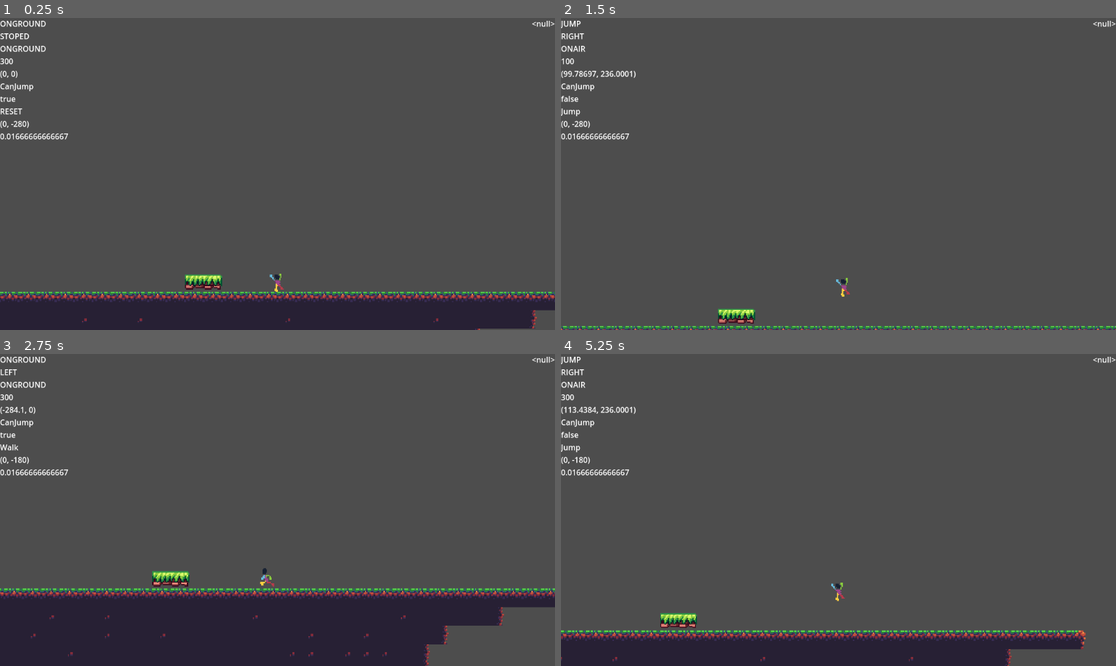
Above: before the commit, frames 1-4 (two rows, left to right).
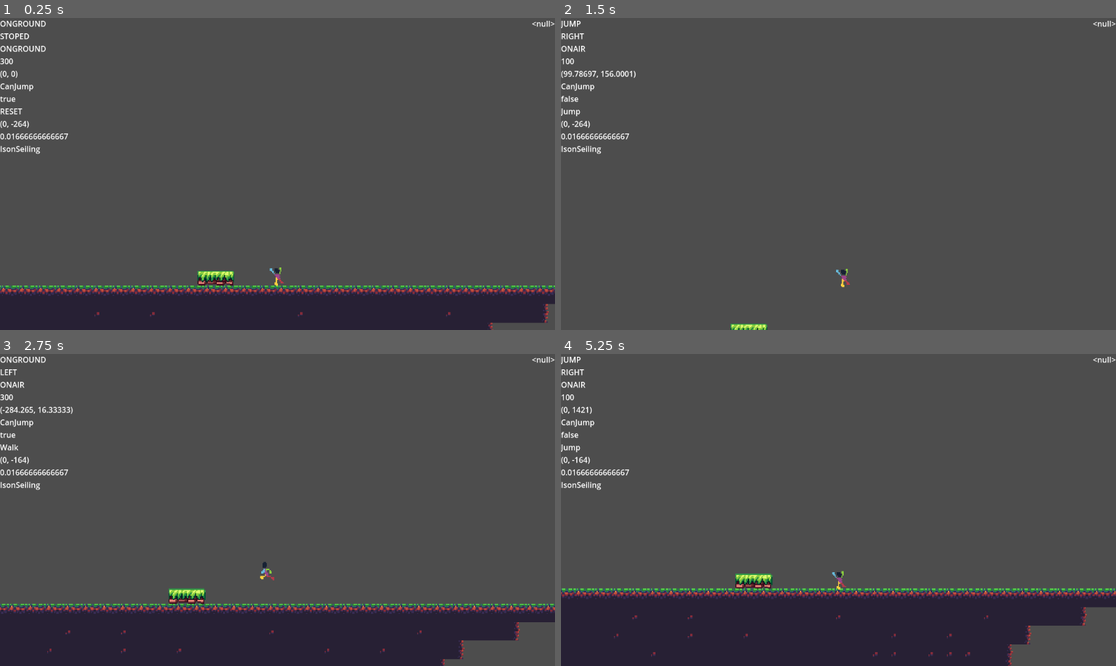
Above: after the commit, the same moments.

Repository: Shidoengie/unnamed-soldiertf2-game
Game: Godot game, scene res://Levels/TEST.tscn
Same seed, same stepped clock (60 frames per second), same inputs: the game is played once before the commit and once after it.
Inputs:
- Up to frame 1 (0.25 s): no input
- Up to frame 2 (1.5 s): hold Ctrl (Crouch) 0.53-1.28 s; hold Right (MoveRight) from 0.53 s (still down); tap Space (Jump) at 0.77 s; tap Ctrl (Crouch) at 1.35 s
- Up to frame 3 (2.75 s): tap Space (Jump) at 1.52 s; release Right (MoveRight) at 2.03 s; hold Left (MoveLeft) from 2.03 s (still down); hold S (look_down) from 2.03 s (still down); tap Ctrl (Crouch) at 2.3 s
- Up to frame 4 (5.25 s): release Left (MoveLeft) at 2.78 s; release S (look_down) at 2.78 s; hold Right (MoveRight) 2.78-4.28 s; tap W (look_up) at 2.85 s; tap Space (Jump) at 3.02, 3.77, 4.52 s; tap Ctrl (Crouch) at 3.05, 4.35 s; hold Ctrl (Crouch) 3.53-4.28 s; hold Left (MoveLeft) 4.28-5.03 s; hold Right (MoveRight) from 5.03 s (still down); hold S (look_down) from 5.03 s (still down)

The runs differ from the first frame. In frame 1, 5.2% of the frame differs, in the area x 0-100%, y 32-100%; in frame 2, 1.9%; in frame 3, 9.7%; in frame 4, 16%, in the area x 0-100%, y 12-100%.

Commit message:
added a shapecast clip check
 to see if the player is crouching while under a block

Diff:
--- a/Levels/TEST.tscn
+++ b/Levels/TEST.tscn
@@ -6,6 +6,9 @@
 [ext_resource type="Texture2D" uid="uid://bfcb5twquv6g6" path="res://Level Assets/unknown.png" id="2_w7f0y"]
 [ext_resource type="PackedScene" uid="uid://dwbevqfomspas" path="res://Scenes/GUI/GUI.tscn" id="3_nru2g"]
 [ext_resource type="Texture2D" uid="uid://b31lxs3wjs4o1" path="res://Level Assets/tile.png" id="4_ydj5b"]
+
+[sub_resource type="RectangleShape2D" id="RectangleShape2D_xv32w"]
+size = Vector2(96, 14)
 
 [sub_resource type="RectangleShape2D" id="RectangleShape2D_4t005"]
 size = Vector2(100000, 53)
@@ -43,7 +46,8 @@
 3:0/0/terrain = 0
 3:0/0/physics_layer_0/linear_velocity = Vector2(0, 0)
 3:0/0/physics_layer_0/angular_velocity = 0.0
-3:0/0/physics_layer_0/polygon_0/points = PackedVector2Array(-24, -20.5, 24, -21.5, 24, 18, -24, 18)
+3:0/0/physics_layer_0/polygon_0/points = PackedVector2Array(-24, -14.5, 24, -15, 24, 24, -24, 24)
+3:0/0/physics_layer_0/polygon_0/one_way_margin = 16.0
 4:0/0 = 0
 4:0/0/physics_layer_0/linear_velocity = Vector2(0, 0)
 4:0/0/physics_layer_0/angular_velocity = 0.0
@@ -91,14 +95,16 @@
 2:1/0/terrain = 0
 2:1/0/physics_layer_0/linear_velocity = Vector2(0, 0)
 2:1/0/physics_layer_0/angular_velocity = 0.0
-2:1/0/physics_layer_0/polygon_0/points = PackedVector2Array(-24, -20.5, 21, -18.5, 24, 18, -24, 18)
+2:1/0/physics_layer_0/polygon_0/points = PackedVector2Array(-24, -14.5, 24, -15, 24, 24, -24, 24)
+2:1/0/physics_layer_0/polygon_0/one_way_margin = 16.0
 2:1/0/terrains_peering_bit/left_side = 0
 1:1/0 = 0
 1:1/0/terrain_set = 0
 1:1/0/terrain = 0
 1:1/0/physics_layer_0/linear_velocity = Vector2(0, 0)
 1:1/0/physics_layer_0/angular_velocity = 0.0
-1:1/0/physics_layer_0/polygon_0/points = PackedVector2Array(-24, -20.5, 24, -21.5, 24, 18, -24, 18)
+1:1/0/physics_layer_0/polygon_0/points = PackedVector2Array(-24, -14.5, 24, -15, 24, 24, -24, 24)
+1:1/0/physics_layer_0/polygon_0/one_way_margin = 16.0
 1:1/0/terrains_peering_bit/right_side = 0
 1:1/0/terrains_peering_bit/left_side = 0
 0:1/0 = 0
@@ -106,7 +112,8 @@
 0:1/0/terrain = 0
 0:1/0/physics_layer_0/linear_velocity = Vector2(0, 0)
 0:1/0/physics_layer_0/angular_velocity = 0.0
-0:1/0/physics_layer_0/polygon_0/points = PackedVector2Array(-21, -19, 24, -21.5, 24, 18, -24, 18)
+0:1/0/physics_layer_0/polygon_0/points = PackedVector2Array(-24, -14.5, 24, -15, 24, 24, -24, 24)
+0:1/0/physics_layer_0/polygon_0/one_way_margin = 16.0
 0:1/0/terrains_peering_bit/right_side = 0
 1:2/0 = 0
 1:2/0/physics_layer_0/linear_velocity = Vector2(0, 0)
@@ -474,6 +481,13 @@
 [node name="Node2d" type="Node2D"]
 metadata/_edit_vertical_guides_ = []
 
+[node name="StaticBody2D" type="StaticBody2D" parent="."]
+position = Vector2(-944, 856)
+
+[node name="CollisionPolygon2D" type="CollisionShape2D" parent="StaticBody2D"]
+position = Vector2(80, -16)
+shape = SubResource("RectangleShape2D_xv32w")
+
 [node name="Area2d" type="Area2D" parent="."]
 position = Vector2(40, 512)
 script = ExtResource("1_5weft")
@@ -490,7 +504,7 @@
 layer_0/tile_data = PackedInt32Array(851957, 65540, 0, 851958, 65540, 0, 917494, 262148, 1, 917495, 262148, 1, 917496,  …(50912 unchanged characters)…
 
 [node name="Player" parent="." instance=ExtResource("2_i0csg")]
-position = Vector2(-944, 856)
+position = Vector2(-976, 856)
 
 [node name="GUI" parent="." instance=ExtResource("3_nru2g")]
 
--- a/Scenes/Player/Player.gd
+++ b/Scenes/Player/Player.gd
@@ -3,9 +3,9 @@
 
 var BodyAnimState : AnimationNodeStateMachinePlayback
 @onready var BodyAnimTree := $BodyAnimationTree as AnimationTree
+#@onready var CrouchClipCheck := $CrouchClipCheck as ShapeCast2D
 @onready var GUI := get_parent().find_child("GUI")
 var gravity = ProjectSettings.get_setting("physics/2d/default_gravity")
-@export var crouchCamscroll = -100
 @export var jumpForce := 300
 @export var moveSpeed = 400.0
 @export var airSpeed := 100.0
@@ -68,7 +68,7 @@
 
 func _physics_process(delta):
 
-
+#
 	if not is_on_floor():
 		velocity.y += gravity * delta
 		if CUR_SlideState != SlideStates.LAUNCHED:
@@ -94,7 +94,8 @@
 	"CanJump",canJump,
 	CUR_AnimState,
 	Camera.position,
-	delta
+	delta,
+	"IsonSeiling"
 	]
 	DEV_GUI(dev)
 	_stateChecks()
--- a/Scenes/Player/Player.tscn
+++ b/Scenes/Player/Player.tscn
@@ -8,10 +8,6 @@
 [ext_resource type="Texture2D" uid="uid://cehw3vgyvsxx6" path="res://Scenes/Player/Assets/Land.png" id="6_siggd"]
 [ext_resource type="Texture2D" uid="uid://c5o17b3mba5gv" path="res://Scenes/Player/Assets/Crouch_idle.png" id="7_jhvbv"]
 [ext_resource type="Texture2D" uid="uid://vtaf5ij1an7a" path="res://Scenes/Player/Assets/Crouch_walk.png" id="8_tbii7"]
-
-[sub_resource type="CapsuleShape2D" id="CapsuleShape2D_j0es8"]
-radius = 16.0
-height = 48.0
 
 [sub_resource type="AnimationNodeAnimation" id="AnimationNodeAnimation_y7etl"]
 animation = &"Crouch_Walk"
@@ -149,6 +145,18 @@
 "update": 0,
 "values": [Vector2(3, 3)]
 }
+tracks/5/type = "value"
+tracks/5/imported = false
+tracks/5/enabled = true
+tracks/5/path = NodePath("CollisionShape2d:polygon")
+tracks/5/interp = 1
+tracks/5/loop_wrap = true
+tracks/5/keys = {
+"times": PackedFloat32Array(0),
+"transitions": PackedFloat32Array(1),
+"update": 1,
+"values": [PackedVector2Array(12, 24, 16, 20, 16, -12, 12, -16, -12, -16, -16, -12, -16, 20, -12, 24)]
+}
 
 [sub_resource type="Animation" id="Animation_daikj"]
 resource_name = "Crouch_idle"
@@ -213,6 +221,18 @@
 "update": 0,
 "values": [Vector2(3, 3)]
 }
+tracks/5/type = "value"
+tracks/5/imported = false
+tracks/5/enabled = true
+tracks/5/path = NodePath("CollisionShape2d:polygon")
+tracks/5/interp = 1
+tracks/5/loop_wrap = true
+tracks/5/keys = {
+"times": PackedFloat32Array(0),
+"transitions": PackedFloat32Array(1),
+"update": 1,
+"values": [PackedVector2Array(12, 24, 16, 20, 16, -12, 12, -16, -12, -16, -16, -12, -16, 20, -12, 24)]
+}
 
 [sub_resource type="Animation" id="Animation_tbyq7"]
 resource_name = "Fall"
@@ -265,6 +285,18 @@
 "update": 0,
 "values": [Vector2(3, 3)]
 }
+tracks/4/type = "value"
+tracks/4/imported = false
+tracks/4/enabled = true
+tracks/4/path = NodePath("CollisionShape2d:polygon")
+tracks/4/interp = 1
+tracks/4/loop_wrap = true
+tracks/4/keys = {
+"times": PackedFloat32Array(0),
+"transitions": PackedFloat32Array(1),
+"update": 1,
+"values": [PackedVector2Array(12, 24, 16, 20, 16, -20, 12, -24, -13, -24, -16, -20, -16, 20, -12, 24)]
+}
 
 [sub_resource type="Animation" id="Animation_laidt"]
 resource_name = "Jump"
@@ -316,6 +348,18 @@
 "transitions": PackedFloat32Array(1),
 "update": 0,
 "values": [Vector2(3, 3)]
+}
+tracks/4/type = "value"
+tracks/4/imported = false
+tracks/4/enabled = true
+tracks/4/path = NodePath("CollisionShape2d:polygon")
+tracks/4/interp = 1
+tracks/4/loop_wrap = true
+tracks/4/keys = {
+"times": PackedFloat32Array(0),
+"transitions": PackedFloat32Array(1),
+"update": 1,
+"values": [PackedVector2Array(12, 24, 16, 20, 16, -20, 12, -24, -13, -24, -16, -20, -16, 20, -12, 24)]
 }
 
 [sub_resource type="Animation" id="Animation_oca4r"]
@@ -369,6 +413,18 @@
 "update": 0,
 "values": [Vector2(3, 2), Vector2(3, 3), Vector2(3, 3)]
 }
+tracks/4/type = "value"
+tracks/4/imported = false
+tracks/4/enabled = true
+tracks/4/path = NodePath("CollisionShape2d:polygon")
+tracks/4/interp = 1
+tracks/4/loop_wrap = true
+tracks/4/keys = {
+"times": PackedFloat32Array(0),
+"transitions": PackedFloat32Array(1),
+"update": 1,
+"values": [PackedVector2Array(12, 24, 16, 20, 16, -20, 12, -24, -13, -24, -16, -20, -16, 20, -12, 24)]
+}
 
 [sub_resource type="Animation" id="Animation_d3hgj"]
 length = 0.001
@@ -431,6 +487,18 @@
 "transitions": PackedFloat32Array(1),
 "update": 0,
 "values": [Vector2(3, 3)]
+}
+tracks/5/type = "value"
+tracks/5/imported = false
+tracks/5/enabled = true
+tracks/5/path = NodePath("CollisionShape2d:polygon")
+tracks/5/interp = 1
+tracks/5/loop_wrap = true
+tracks/5/keys = {
+"times": PackedFloat32Array(0),
+"transitions": PackedFloat32Array(1),
+"update": 1,
+"values": [PackedVector2Array(12, 24, 16, 20, 16, -20, 12, -24, -12, -24, -16, -20, -16, 20, -12, 24)]
 }
 
 [sub_resource type="Animation" id="Animation_na6da"]
@@ -474,6 +542,18 @@
 "update": 1,
 "values": [ExtResource("2_lluym")]
 }
+tracks/3/type = "value"
+tracks/3/imported = false
+tracks/3/enabled = true
+tracks/3/path = NodePath("CollisionShape2d:polygon")
+tracks/3/interp = 1
+tracks/3/loop_wrap = true
+tracks/3/keys = {
+"times": PackedFloat32Array(0),
+"transitions": PackedFloat32Array(1),
+"update": 1,
+"values": [PackedVector2Array(12, 24, 16, 20, 16, -20, 12, -24, -13, -24, -16, -20, -16, 20, -12, 24)]
+}
 
 [sub_resource type="AnimationLibrary" id="AnimationLibrary_gt154"]
 _data = {
@@ -486,22 +566,25 @@
 "Walk": SubResource("Animation_na6da")
 }
 
+[sub_resource type="RectangleShape2D" id="RectangleShape2D_dvy3q"]
+size = Vector2(30, 10)
+
 [node name="Player" type="CharacterBody2D"]
 position = Vector2(0, 872)
 collision_mask = 7
 script = ExtResource("1_3x8r0")
-jumpForce = 450
+jumpForce = 530
 
 [node name="Sprite2d" type="Sprite2D" parent="."]
 position = Vector2(0, -16)
 scale = Vector2(3, 3)
 texture = ExtResource("3_0dg0o")
 
-[node name="CollisionShape2d" type="CollisionShape2D" parent="."]
-shape = SubResource("CapsuleShape2D_j0es8")
+[node name="CollisionShape2d" type="CollisionPolygon2D" parent="."]
+polygon = PackedVector2Array(12, 24, 16, 20, 16, -20, 12, -24, -12, -24, -16, -20, -16, 20, -12, 24)
 
 [node name="Camera2d" type="Camera2D" parent="."]
-position = Vector2(0, -280)
+position = Vector2(0, -264)
 current = true
 zoom = Vector2(0.8, 0.8)
 position_smoothing_enabled = true
@@ -524,4 +607,9 @@
 [node name="tick" type="Timer" parent="."]
 autostart = true
 
+[node name="CrouchClipCheck" type="ShapeCast2D" parent="."]
+position = Vector2(0, -16)
+shape = SubResource("RectangleShape2D_dvy3q")
+target_position = Vector2(0, 0)
+
 [connection signal="timeout" from="tick" to="." method="_on_tick_timeout"]
Binary file changed: Level Assets/unknown.png
Not shown: 1 places in Levels/TEST.tscn that only renumber resources
